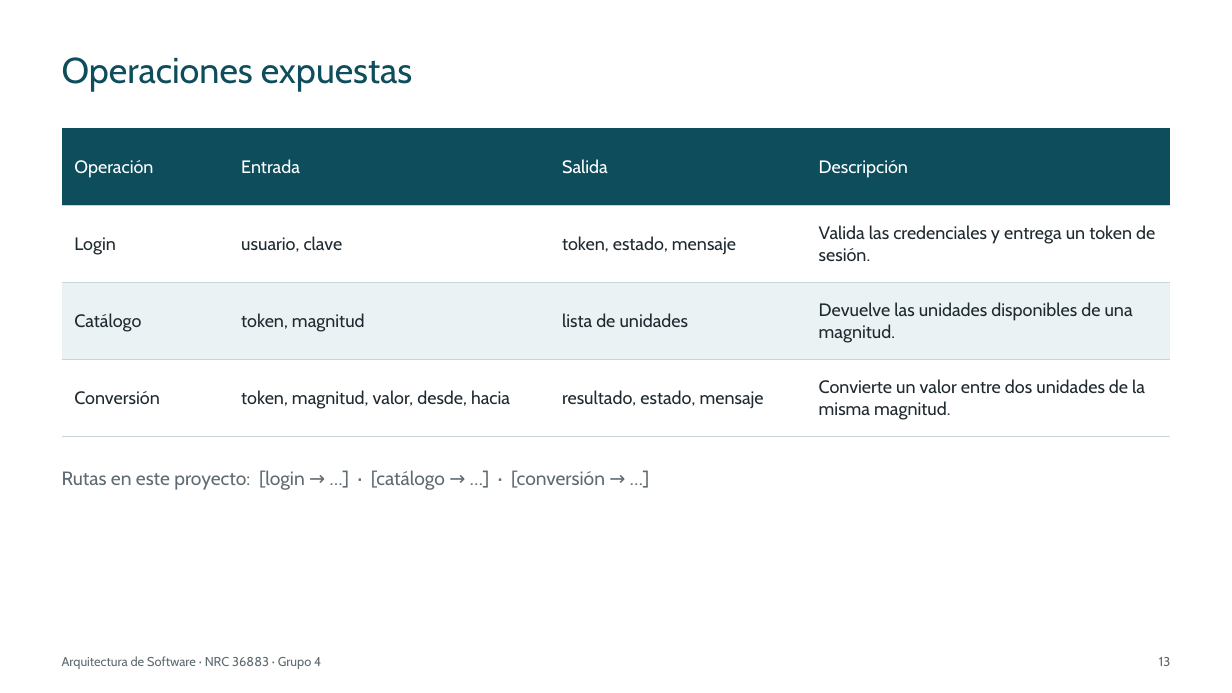
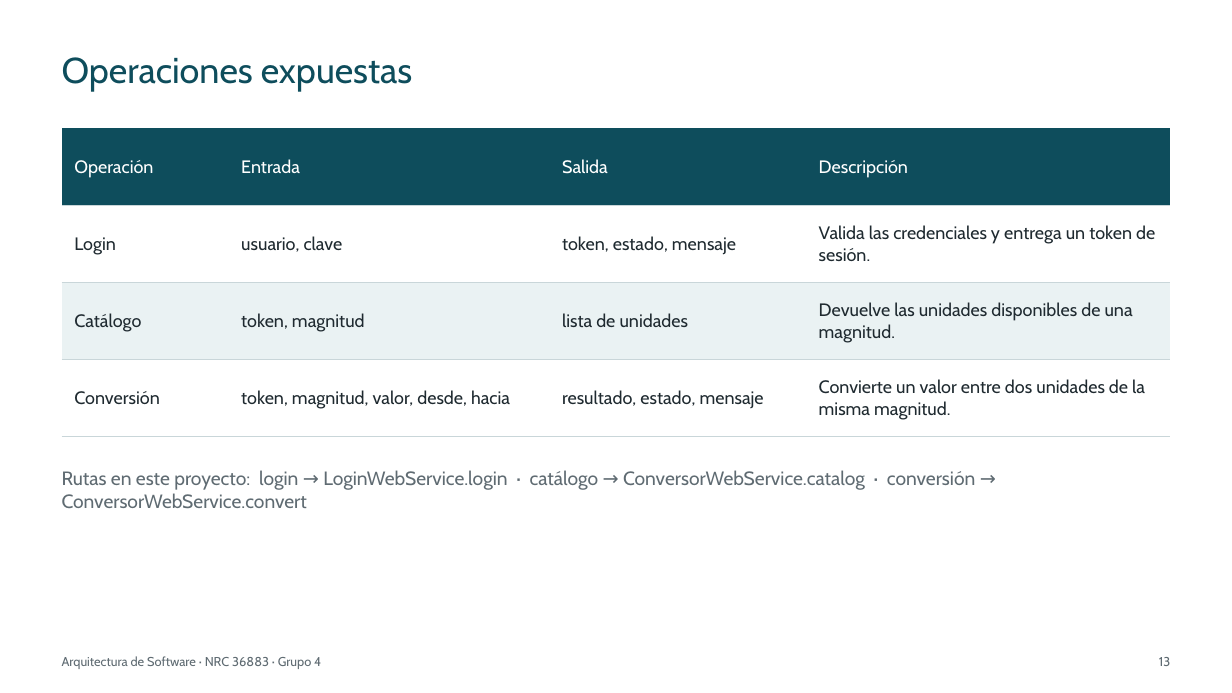
Before and after one commit to IMarcusDev/TI.1.1.-PAO202651_SOAP_JAVA_SINBDD_NRC_36883_GR04, a slide deck: slide 13 of 05. DOCUMENTACION/PRESENTACION TI.1.1. SOAP sin BDD en JAVA GR4.pptx. Drawn at 1232x693 pixels with LibreOffice and Linux fonts; fonts in the diff are those of the drawing. Boxes give left, top, right and bottom in pixels: in the first picture for what was removed or moved away, otherwise in the second. Text is boxed around its words. In the diff, an @@ line names an element or a change of style, - is before the commit and + after.

```diff
--- a/05. DOCUMENTACION/PRESENTACION TI.1.1. SOAP sin BDD en JAVA GR4.pptx
+++ b/05. DOCUMENTACION/PRESENTACION TI.1.1. SOAP sin BDD en JAVA GR4.pptx
@@ text at (x1=62, y1=470, x2=975, y2=508): text changed @@
-Rutas en este proyecto: [login → …] · [catálogo → …] · [conversión → …]
+Rutas en este proyecto: login → LoginWebService.login · catálogo → ConversorWebService.catalog · conversión → ConversorWebService.convert
```
Also in this commit, not shown: 27 other slides changed.
